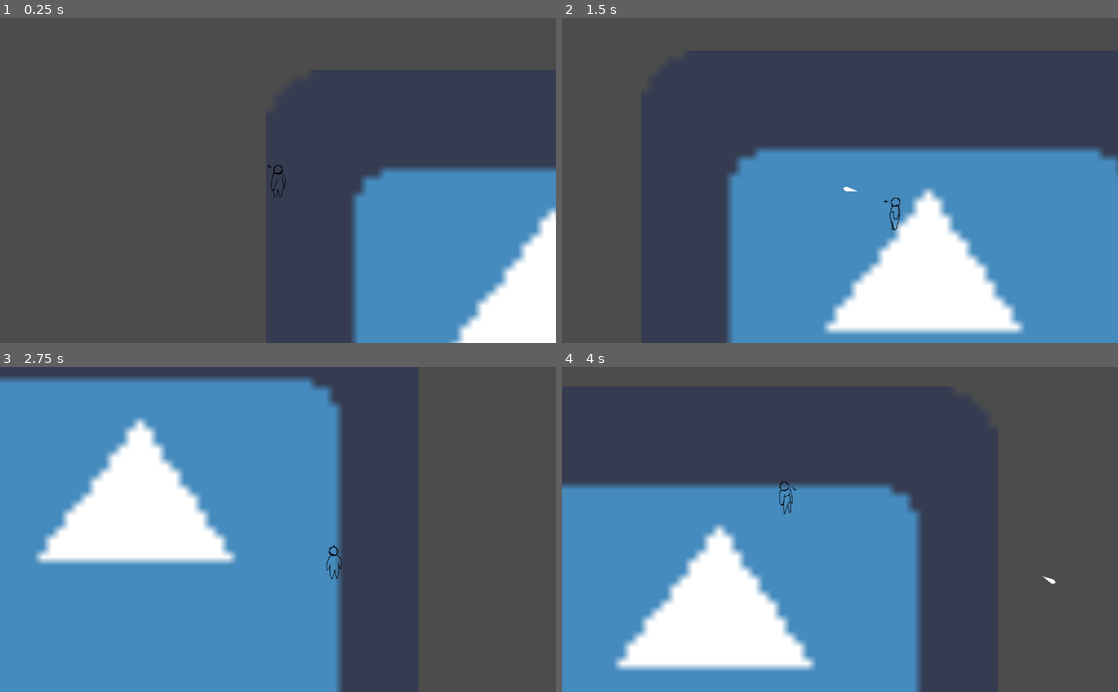
Above: before the commit, frames 1-4 (two rows, left to right).
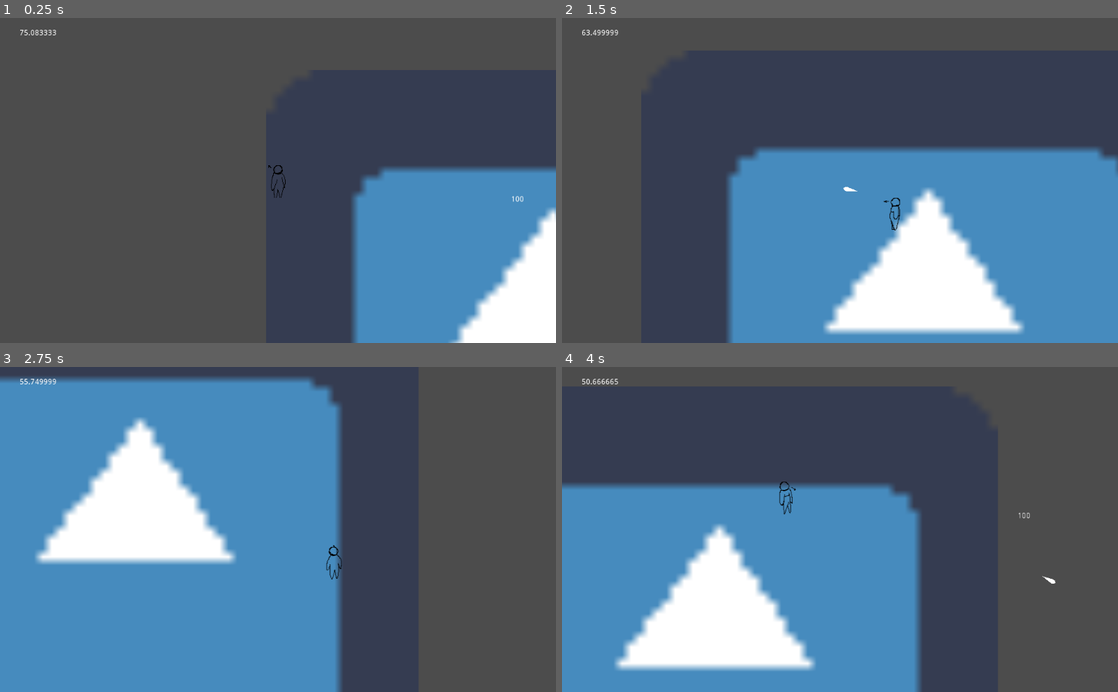
Above: after the commit, the same moments.

Repository: Aast12/Battle-City
Game: Godot game, scene res://Node.tscn
Same seed, same stepped clock (60 frames per second), same inputs: the game is played once before the commit and once after it. The project has no main scene, so this scene is started directly. The engine's default icon, where the game draws it, is replaced by a stand-in: a white triangle on a blue panel in a dark square.
Inputs (mouse positions are in pixels of both pictures, inside the frame that each line leads up to):
- Up to frame 1 (0.25 s): no input
- Up to frame 2 (1.5 s): tap Enter at 0.5 s; move the mouse to (962, 164) at 0.52 s; hold D 0.53-1.28 s; hold Shift 0.53-1.28 s; click (962, 164) at 0.67 s; move the mouse to (728, 196) at 1.27 s; hold S from 1.28 s (still down); tap Shift at 1.35 s; click (728, 196) at 1.42 s
- Up to frame 3 (2.75 s): move the mouse to (333, 458) at 2.02 s; release S at 2.03 s; hold D from 2.03 s (still down); hold Shift from 2.03 s (still down); click (333, 458) at 2.17 s
- Up to frame 4 (4 s): move the mouse to (812, 594) at 2.77 s; release D at 2.78 s; release Shift at 2.78 s; hold W 2.78-3.53 s; tap Shift at 2.85 s; click (812, 594) at 2.92 s; move the mouse to (1006, 578) at 3.52 s; hold A from 3.53 s (still down); hold Shift from 3.53 s (still down); click (1006, 578) at 3.67 s

The runs differ from the first frame. In frame 1, less than 0.1% of the frame differs, in the area x 3-95%, y 3-57%; in frame 2, less than 0.1%; in frame 3, less than 0.1%; in frame 4, less than 0.1%.

Commit message:
Add canvaslayer node for stamina and hp labels

Diff:
--- /dev/null
+++ b/source/CanvasLayer.gd
@@ -0,0 +1,6 @@
+extends CanvasLayer
+
+func _ready(delta):
+
+	get_node("HP").text = str(get_parent().get_parent().hp)
+	get_node("STAMINA").text = str(get_parent().get_parent().stamina)
--- /dev/null
+++ b/source/HP.gd
@@ -0,0 +1,7 @@
+extends Label
+
+var hud_hp
+
+func _process(delta):
+	hud_hp = get_parent().hp
+	text = str(hud_hp)
--- a/source/Player.tscn
+++ b/source/Player.tscn
@@ -6,10 +6,12 @@
 [ext_resource path="res://Art/right.png" type="Texture" id=4]
 [ext_resource path="res://Art/up.png" type="Texture" id=5]
 [ext_resource path="res://Art/down.png" type="Texture" id=6]
-[ext_resource path="res://Art/up_right.png" type="Texture" id=7]
+[ext_resource path="res://Art/down_left.png" type="Texture" id=7]
 [ext_resource path="res://Art/up_left.png" type="Texture" id=8]
-[ext_resource path="res://Art/down_right.png" type="Texture" id=9]
-[ext_resource path="res://Art/down_left.png" type="Texture" id=10]
+[ext_resource path="res://Art/up_right.png" type="Texture" id=9]
+[ext_resource path="res://Art/down_right.png" type="Texture" id=10]
+[ext_resource path="res://STAMINA.gd" type="Script" id=11]
+[ext_resource path="res://HP.gd" type="Script" id=12]
 
 [sub_resource type="SpriteFrames" id=1]
 
@@ -36,7 +38,7 @@
 }, {
 "frames": [ ExtResource( 7 ) ],
 "loop": true,
-"name": "up right",
+"name": "down left",
 "speed": 5.0
 }, {
 "frames": [ ExtResource( 8 ) ],
@@ -46,12 +48,12 @@
 }, {
 "frames": [ ExtResource( 9 ) ],
 "loop": true,
-"name": "down right",
+"name": "up right",
 "speed": 5.0
 }, {
 "frames": [ ExtResource( 10 ) ],
 "loop": true,
-"name": "down left",
+"name": "down right",
 "speed": 5.0
 } ]
 _sections_unfolded = [ "Resource" ]
@@ -62,7 +64,7 @@
 radius = 13.3921
 height = 33.6816
 
-[node name="Player" type="KinematicBody2D"]
+[node name="Player" type="KinematicBody2D" index="0"]
 
 position = Vector2( 1.13916, -4.41426 )
 input_pickable = false
@@ -116,4 +118,54 @@
 editor_draw_limits = false
 editor_draw_drag_margin = false
 
+[node name="CanvasLayer" type="CanvasLayer" parent="Camera2d" index="0"]
+
+layer = 1
+offset = Vector2( 0, 0 )
+rotation = 0.0
+scale = Vector2( 1, 1 )
+transform = Transform2D( 1, 0, 0, 1, 0, 0 )
+
+[node name="STAMINA" type="Label" parent="Camera2d/CanvasLayer" index="0"]
+
+anchor_left = 0.0
+anchor_top = 0.0
+anchor_right = 0.0
+anchor_bottom = 0.0
+margin_left = 36.0
+margin_top = 21.0
+margin_right = 80.0
+margin_bottom = 35.0
+rect_pivot_offset = Vector2( 0, 0 )
+rect_clip_content = false
+mouse_filter = 2
+mouse_default_cursor_shape = 0
+size_flags_horizontal = 1
+size_flags_vertical = 4
+percent_visible = 1.0
+lines_skipped = 0
+max_lines_visible = -1
+script = ExtResource( 11 )
+
+[node name="HP" type="Label" parent="." index="4"]
+
+anchor_left = 0.0
+anchor_top = 0.0
+anchor_right = 0.0
+anchor_bottom = 0.0
+margin_left = 428.861
+margin_top = 28.4143
+margin_right = 468.861
+margin_bottom = 42.4143
+rect_pivot_offset = Vector2( 0, 0 )
+rect_clip_content = false
+mouse_filter = 2
+mouse_default_cursor_shape = 0
+size_flags_horizontal = 1
+size_flags_vertical = 4
+percent_visible = 1.0
+lines_skipped = 0
+max_lines_visible = -1
+script = ExtResource( 12 )
+
 [connection signal="timeout" from="ShootTimer" to="." method="_on_ShootTimer_timeout"]
--- /dev/null
+++ b/source/STAMINA.gd
@@ -0,0 +1,7 @@
+extends Label
+
+var hud_stamina
+
+func _process(delta):
+	hud_stamina = get_parent().get_parent().get_parent().stamina
+	text = str(hud_stamina)
Not shown: 1 places in source/Player.tscn that only renumber resources
